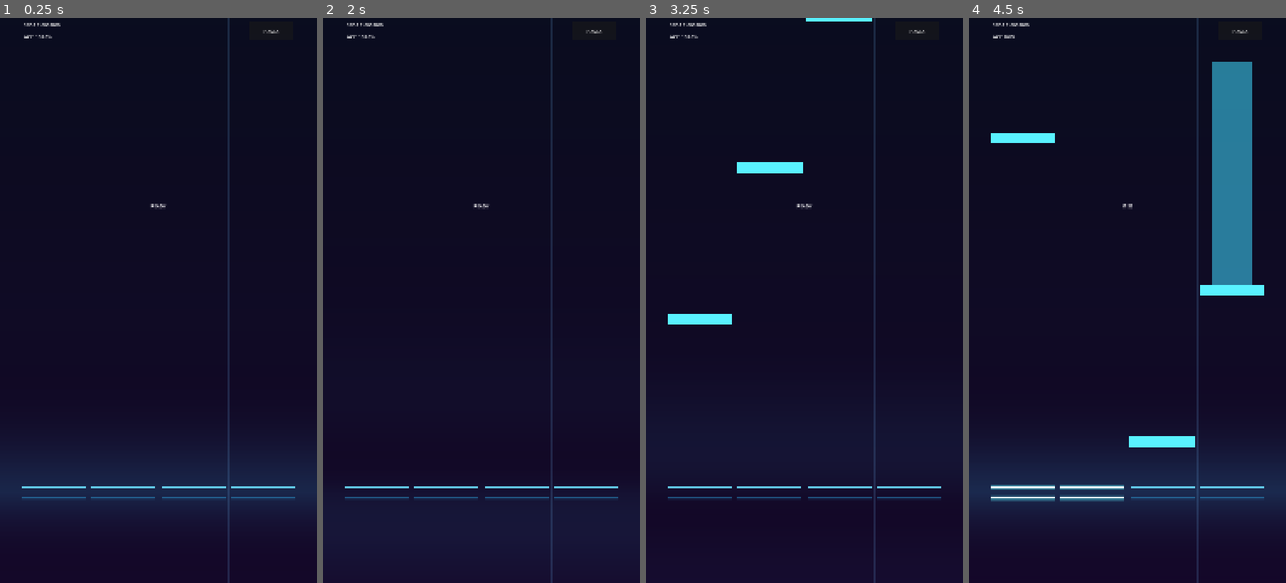
Above: before the commit, frames 1-4 (left to right).
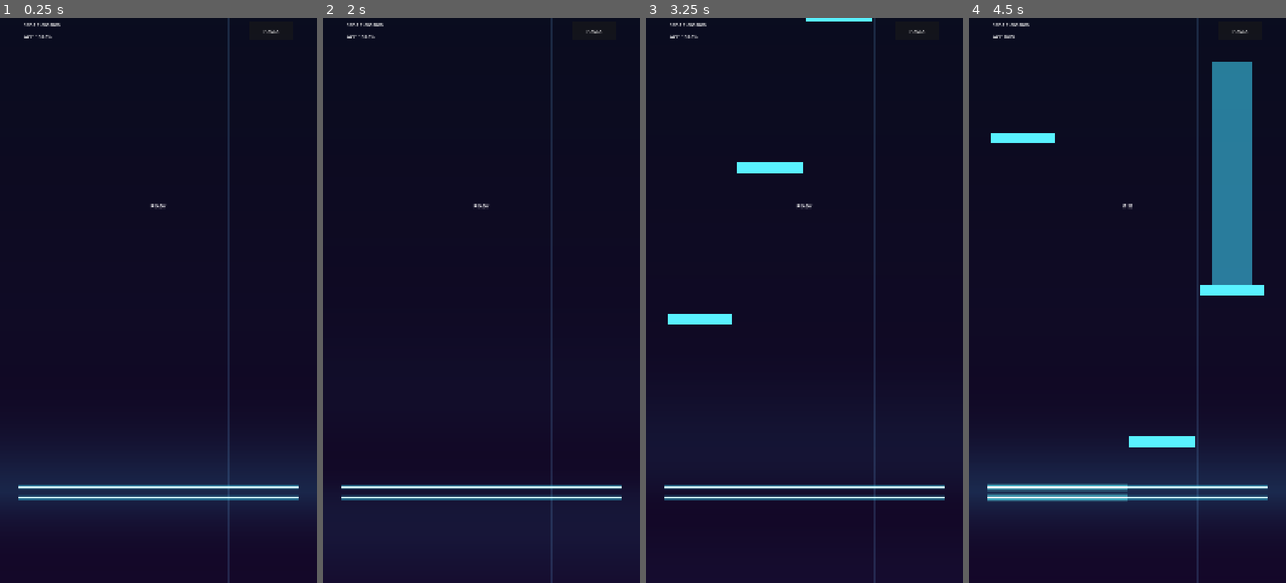
Above: after the commit, the same moments.

Repository: Carrillo524/FeelYourBeats
Game: Godot game, scene res://ui/game_session.tscn
The game is run twice, just before and just after one commit, with the same random seed, the same clock (stepped at 60 frames per second) and the same inputs.
Inputs (mouse positions are in pixels of both pictures, inside the frame that each line leads up to):
- Up to frame 1 (0.25 s): no input
- Up to frame 2 (2 s): click "PAUSA" at 0.5 s; click "REINICIAR" at 1.25 s
- Up to frame 3 (3.25 s): tap Enter at 2 s; move the mouse to (874, 272) at 2.02 s; hold D 2.03-2.78 s; tap F at 2.1 s; click (874, 272) at 2.17 s; move the mouse to (741, 328) at 2.77 s; tap J at 2.85 s
- Up to frame 4 (4.5 s): move the mouse to (1159, 176) at 3.52 s; hold D from 3.53 s (still down); tap K at 3.6 s; move the mouse to (1111, 413) at 4.27 s; tap F at 4.35 s; click (1111, 413) at 4.42 s

The runs differ from the first frame. In frame 1, 1.7% of the frame differs, in the area x 5-95%, y 82-86%; in frame 2, 1.7%; in frame 3, 1.7%; in frame 4, 1.8%.

Commit message:
style(gameplay): render continuous glowing parallel hit lines across play field

Diff:
--- a/gameplay/lane_field.gd
+++ b/gameplay/lane_field.gd
@@ -7,13 +7,14 @@
 const DEFAULT_PLAY_HEIGHT: float = 1920.0
 const LANE_DIVIDER_COLOR: Color = Color(0.45, 0.75, 1.0, 0.16)
 const OUTER_BORDER_COLOR: Color = Color(0.35, 0.85, 1.0, 0.32)
-const RAIL_IDLE_CORE_COLOR: Color = Color(0.45, 0.90, 1.0, 0.78)
-const RAIL_IDLE_GLOW_COLOR: Color = Color(0.20, 0.75, 1.0, 0.42)
-const RAIL_PRESSED_CORE_COLOR: Color = Color(0.90, 0.99, 1.0, 1.0)
-const RAIL_PRESSED_GLOW_COLOR: Color = Color(0.35, 0.95, 1.0, 0.85)
-const RAIL_HOLD_CORE_COLOR: Color = Color(0.75, 1.0, 0.92, 1.0)
-const RAIL_HOLD_GLOW_COLOR: Color = Color(0.25, 1.0, 0.82, 0.92)
-const RAIL_LATERAL_INSET_PX: float = 10.0
+const RAIL_CONTINUOUS_CORE_COLOR: Color = Color(0.82, 0.98, 1.0, 0.96)
+const RAIL_CONTINUOUS_GLOW_COLOR: Color = Color(0.22, 0.88, 1.0, 0.75)
+const RAIL_PRESSED_CORE_COLOR: Color = Color(0.96, 1.0, 1.0, 1.0)
+const RAIL_PRESSED_GLOW_COLOR: Color = Color(0.40, 0.96, 1.0, 0.90)
+const RAIL_HOLD_CORE_COLOR: Color = Color(0.80, 1.0, 0.94, 1.0)
+const RAIL_HOLD_GLOW_COLOR: Color = Color(0.28, 1.0, 0.85, 0.95)
+const CONTINUOUS_CORE_THICKNESS: float = 2.6
+const CONTINUOUS_GLOW_SCALE: float = 1.25
 
 @export var dsp_clock: DSPClock = null
 @export var screen_safe_adapter: ScreenSafeAdapter = null
@@ -52,6 +53,7 @@
 
 func _draw() -> void:
 	var lane_count: int = _get_active_lane_count()
+	var field_width: float = maxf(1.0, size.x)
 	var field_height: float = maxf(1.0, size.y)
 
 	for divider_idx: int in range(lane_count + 1):
@@ -64,49 +66,56 @@
 	var receptor_half_h: float = NoteView.DEFAULT_HEAD_HEIGHT_PX * 0.5
 	var top_rail_y: float = _hit_line_y - receptor_half_h
 	var bottom_rail_y: float = _hit_line_y + receptor_half_h
-	var rail_inset: float = maxf(NoteView.HORIZONTAL_PADDING_PX, RAIL_LATERAL_INSET_PX)
-	var rail_width: float = maxf(4.0, _lane_width - (rail_inset * 2.0))
+
+	_draw_glowing_horizontal_line(
+		0.0,
+		field_width,
+		top_rail_y,
+		RAIL_CONTINUOUS_CORE_COLOR,
+		RAIL_CONTINUOUS_GLOW_COLOR,
+		CONTINUOUS_CORE_THICKNESS,
+		CONTINUOUS_GLOW_SCALE
+	)
+	_draw_glowing_horizontal_line(
+		0.0,
+		field_width,
+		bottom_rail_y,
+		RAIL_CONTINUOUS_CORE_COLOR,
+		RAIL_CONTINUOUS_GLOW_COLOR,
+		CONTINUOUS_CORE_THICKNESS,
+		CONTINUOUS_GLOW_SCALE
+	)
 
 	for lane_idx: int in range(lane_count):
 		var is_pressed: bool = lane_idx < _lane_pressed_states.size() and _lane_pressed_states[lane_idx]
 		var is_holding: bool = lane_idx < _lane_hold_states.size() and _lane_hold_states[lane_idx]
-
-		var rail_start_x: float = (float(lane_idx) * _lane_width) + rail_inset
-		var rail_end_x: float = rail_start_x + rail_width
-
-		var core_color: Color = RAIL_IDLE_CORE_COLOR
-		var glow_color: Color = RAIL_IDLE_GLOW_COLOR
-		var core_thickness: float = 2.0
-		var glow_scale: float = 1.0
-
-		if is_holding:
-			core_color = RAIL_HOLD_CORE_COLOR
-			glow_color = RAIL_HOLD_GLOW_COLOR
-			core_thickness = 3.4
-			glow_scale = 1.55
-		elif is_pressed:
-			core_color = RAIL_PRESSED_CORE_COLOR
-			glow_color = RAIL_PRESSED_GLOW_COLOR
-			core_thickness = 3.0
-			glow_scale = 1.40
+		if not is_pressed and not is_holding:
+			continue
+
+		var lane_start_x: float = float(lane_idx) * _lane_width
+		var lane_end_x: float = lane_start_x + _lane_width
+		var active_core: Color = RAIL_HOLD_CORE_COLOR if is_holding else RAIL_PRESSED_CORE_COLOR
+		var active_glow: Color = RAIL_HOLD_GLOW_COLOR if is_holding else RAIL_PRESSED_GLOW_COLOR
+		var active_thickness: float = 3.4 if is_holding else 3.0
+		var active_scale: float = 1.55 if is_holding else 1.40
 
 		_draw_glowing_horizontal_line(
-			rail_start_x,
-			rail_end_x,
+			lane_start_x,
+			lane_end_x,
 			top_rail_y,
-			core_color,
-			glow_color,
-			core_thickness,
-			glow_scale
+			active_core,
+			active_glow,
+			active_thickness,
+			active_scale
 		)
 		_draw_glowing_horizontal_line(
-			rail_start_x,
-			rail_end_x,
+			lane_start_x,
+			lane_end_x,
 			bottom_rail_y,
-			core_color,
-			glow_color,
-			core_thickness,
-			glow_scale
+			active_core,
+			active_glow,
+			active_thickness,
+			active_scale
 		)
 
 
@@ -122,13 +131,13 @@
 	var p_from: Vector2 = Vector2(p_x_start, p_y)
 	var p_to: Vector2 = Vector2(p_x_end, p_y)
 
-	var outer_halo: Color = Color(p_glow_color.r, p_glow_color.g, p_glow_color.b, p_glow_color.a * 0.16)
-	var mid_halo: Color = Color(p_glow_color.r, p_glow_color.g, p_glow_color.b, p_glow_color.a * 0.32)
-	var inner_halo: Color = Color(p_glow_color.r, p_glow_color.g, p_glow_color.b, p_glow_color.a * 0.54)
-
-	draw_line(p_from, p_to, outer_halo, p_core_thickness * 5.2 * p_glow_scale)
-	draw_line(p_from, p_to, mid_halo, p_core_thickness * 3.2 * p_glow_scale)
-	draw_line(p_from, p_to, inner_halo, p_core_thickness * 1.8 * p_glow_scale)
+	var outer_halo: Color = Color(p_glow_color.r, p_glow_color.g, p_glow_color.b, p_glow_color.a * 0.18)
+	var mid_halo: Color = Color(p_glow_color.r, p_glow_color.g, p_glow_color.b, p_glow_color.a * 0.36)
+	var inner_halo: Color = Color(p_glow_color.r, p_glow_color.g, p_glow_color.b, p_glow_color.a * 0.60)
+
+	draw_line(p_from, p_to, outer_halo, p_core_thickness * 6.0 * p_glow_scale)
+	draw_line(p_from, p_to, mid_halo, p_core_thickness * 3.5 * p_glow_scale)
+	draw_line(p_from, p_to, inner_halo, p_core_thickness * 1.9 * p_glow_scale)
 	draw_line(p_from, p_to, p_core_color, p_core_thickness)
 
 
Not shown, changed: specs/05_gameplay_core.md
